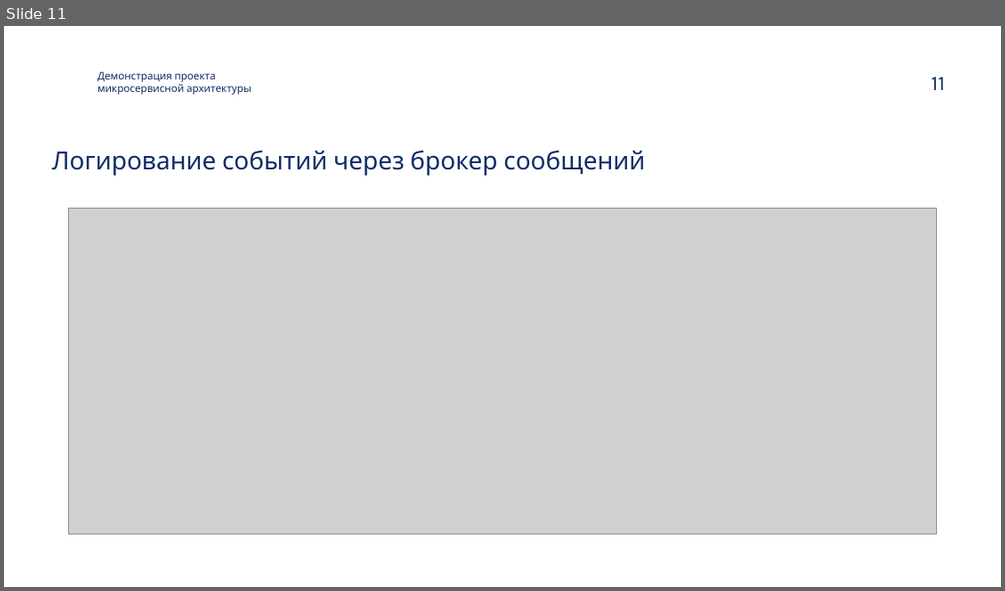
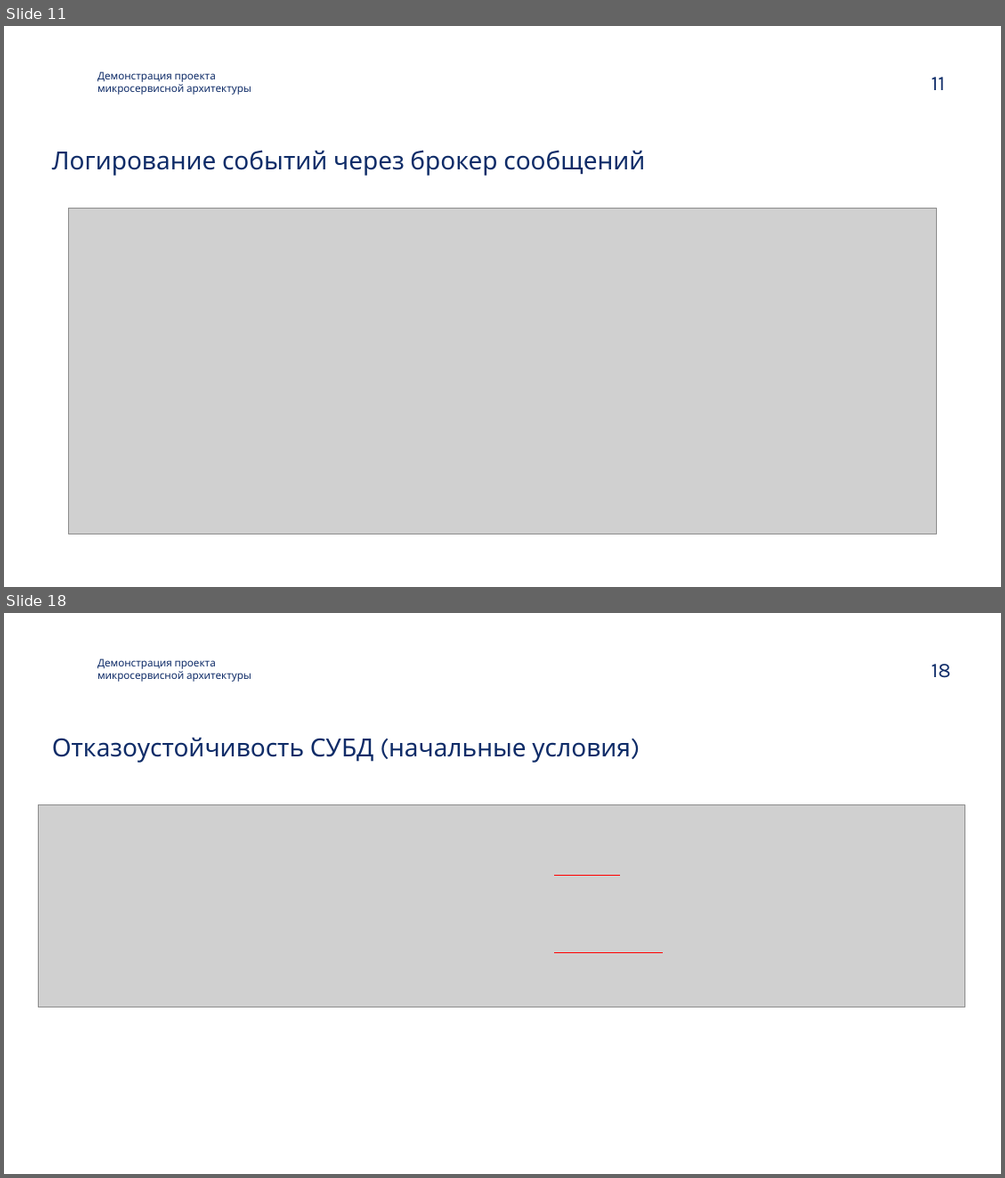
Before and after one commit to DimasBird/Docker-Shop-Microservice, a slide deck: Демонстрация проекта.pptx. Shown one above the other, each under a label of ours: slide 11 before the commit, slides 11 and 18 after it; the slides between them are not shown. The pictures are 1005x591 and 1005x1178 pixels, drawn with LibreOffice and Linux fonts; fonts in the diff are those of the drawing; grey boxes stand for pictures; background and template pictures are left out. Boxes give left, top, right and bottom in pixels: in the first picture for what was removed or moved away, otherwise in the second. Text is boxed around its words. In the diff, an @@ line names an element or a change of style, - is before the commit and + after.

```diff
--- a/Демонстрация проекта.pptx
+++ b/Демонстрация проекта.pptx
@@ slide 18 added at (4,613,1001,1174), background #FFFFFF; not listed: 1 template element that a slide beside it also shows @@
@@ text added at (97,658,251,682), 10 pt, text #0F2C68 @@
+Демонстрация проекта микросервисной архитектуры
@@ title added at (52,737,631,763), 24 pt, text #0F2C68 @@
+Отказоустойчивость СУБД (начальные условия)
@@ picture added at (39,805,965,1006) @@
@@ line added from (554, 876) to (620, 876), #FF0000 0.5 pt @@
@@ line added from (554, 952) to (662, 952), #FF0000 0.5 pt @@
```
Also in this commit, not shown: 2 slides changed, 12 other slides added, 16 other files.
